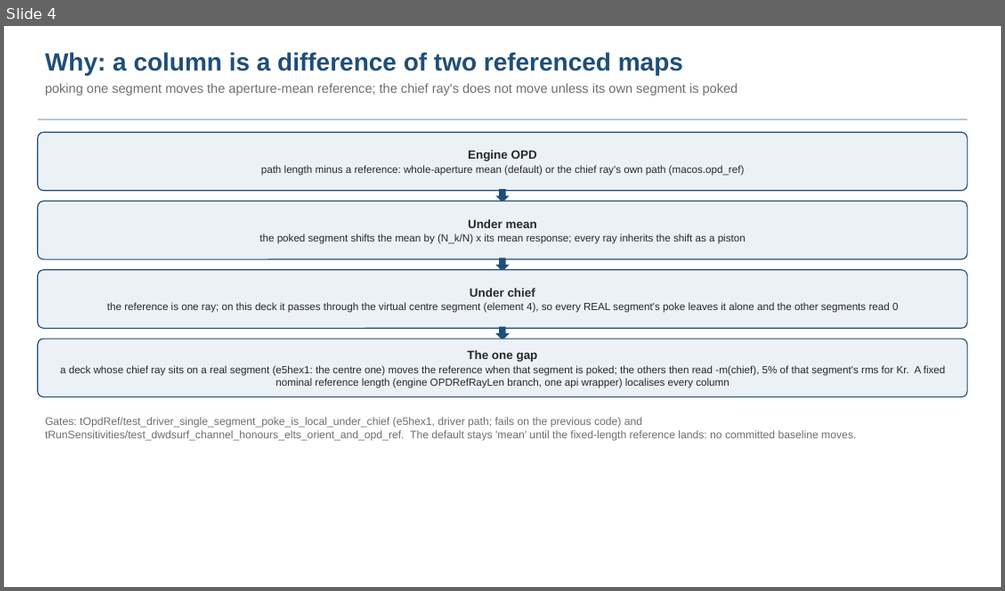
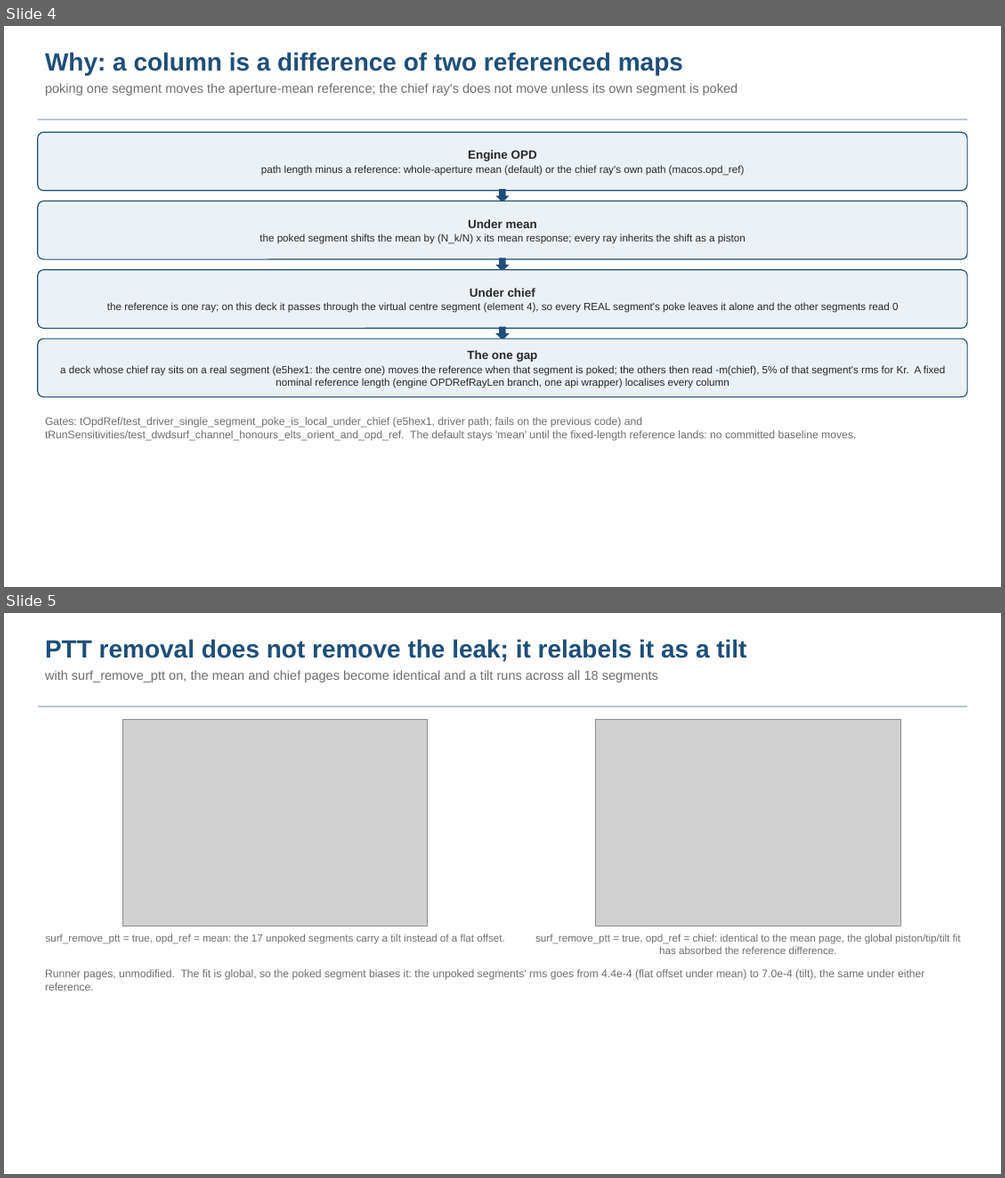
Before and after one commit to nasa-jpl/macos, a slide deck: demo_session/deck_dwdsurf_options.pptx. Shown one above the other, each under a label of ours: slide 4 before the commit, slides 4 and 5 after it. The pictures are 1005x591 and 1005x1178 pixels, drawn with LibreOffice and Linux fonts; fonts in the diff are those of the drawing; grey boxes stand for pictures. Boxes give left, top, right and bottom in pixels: in the first picture for what was removed or moved away, otherwise in the second. Text is boxed around its words. In the diff, an @@ line names an element or a change of style, - is before the commit and + after.

```diff
--- a/demo_session/deck_dwdsurf_options.pptx
+++ b/demo_session/deck_dwdsurf_options.pptx
@@ slide 5 added at box(4, 613, 1001, 1174), background #FFFFFF @@
@@ text added at box(45, 639, 746, 682), 12.5 pt, text #6E6E6E @@
+PTT removal does not remove the leak; it relabels it as a tilt
+with surf_remove_ptt on, the mean and chief pages become identical and a tilt runs across all 18 segments
@@ rectangle added at box(38, 706, 967, 707), fill #B8C6D4 @@
@@ picture added at box(123, 719, 428, 926) @@
@@ picture added at box(596, 719, 900, 926) @@
@@ text added at box(46, 933, 504, 944), 10 pt, text #6E6E6E @@
+surf_remove_ptt = true, opd_ref = mean: the 17 unpoked segments carry a tilt instead of a flat offset.
@@ text added at box(535, 933, 961, 954), 10 pt, text #6E6E6E @@
+surf_remove_ptt = true, opd_ref = chief: identical to the mean page, the global piston/tip/tilt fit has absorbed the reference difference.
@@ text added at box(45, 969, 924, 990), 10.5 pt, text #6E6E6E @@
+Runner pages, unmodified. The fit is global, so the poked segment biases it: the unpoked segments' rms goes from 4.4e-4 (flat offset under mean) to 7.0e-4 (tilt), the same under either reference.
```
Also in this commit, not shown: 2 slides changed, 4 other files.
